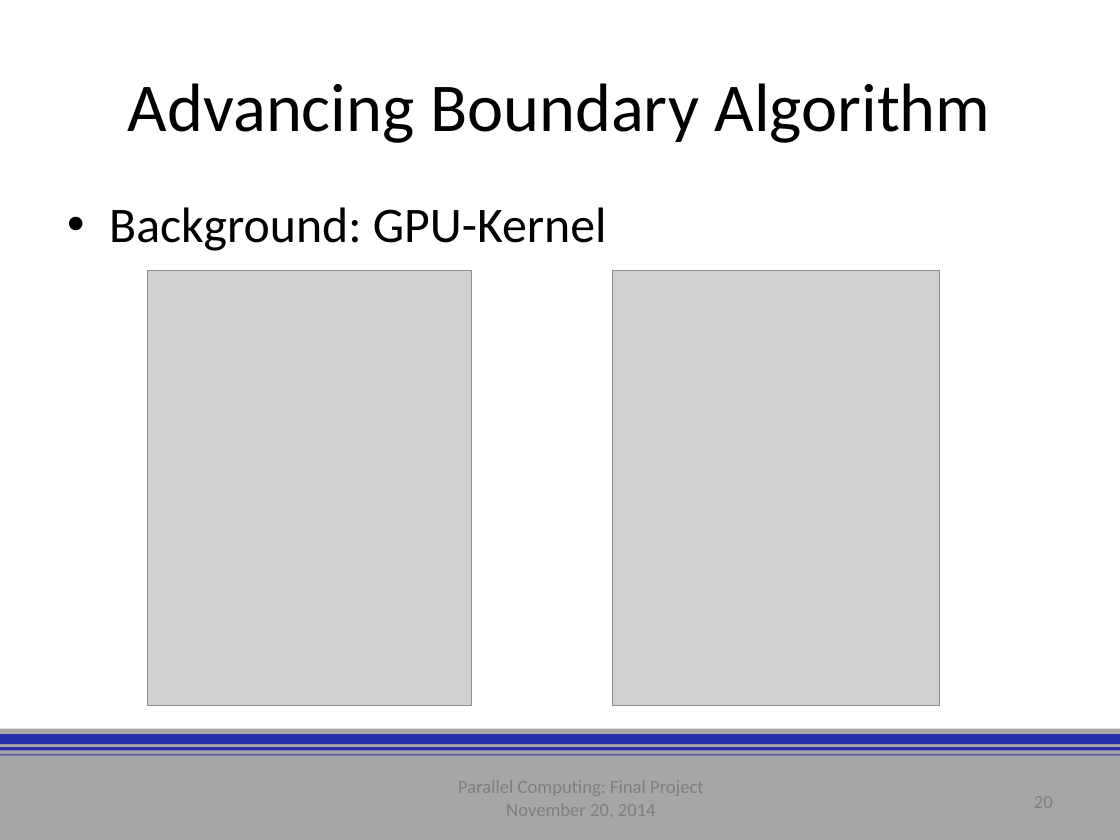
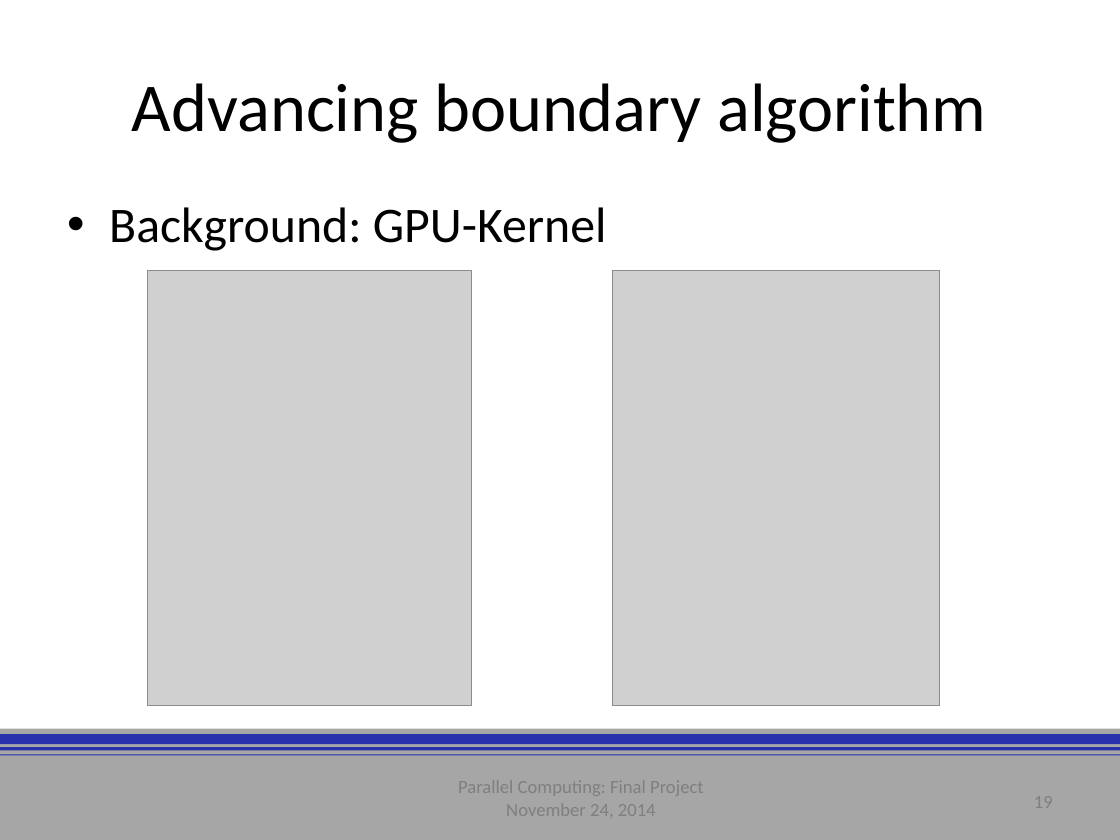
Before and after one commit to Basian/PC-WallDistanceProject, a slide deck: slide 19 of deliverables/presentation/assembled.pptx (slide 20 before the commit). Drawn at 1120x840 pixels with LibreOffice and Linux fonts; fonts in the diff are those of the drawing; grey boxes stand for pictures; background and template pictures are left out. Boxes give left, top, right and bottom in pixels: in the first picture for what was removed or moved away, otherwise in the second. Text is boxed around its words. In the diff, an @@ line names an element or a change of style, - is before the commit and + after.

```diff
--- a/deliverables/presentation/assembled.pptx
+++ b/deliverables/presentation/assembled.pptx
@@ title at (132,83,986,143): text changed @@
-Advancing Boundary Algorithm
+Advancing boundary algorithm
@@ text at (506,798,656,821): text changed @@
-November 20, 2014
+November 24, 2014
@@ page number at (1034,791,1053,814): text changed @@
-20
+19
```
Also in this commit, not shown: 25 other slides changed, 1 slide added, 1 slide removed, 30 other files.
